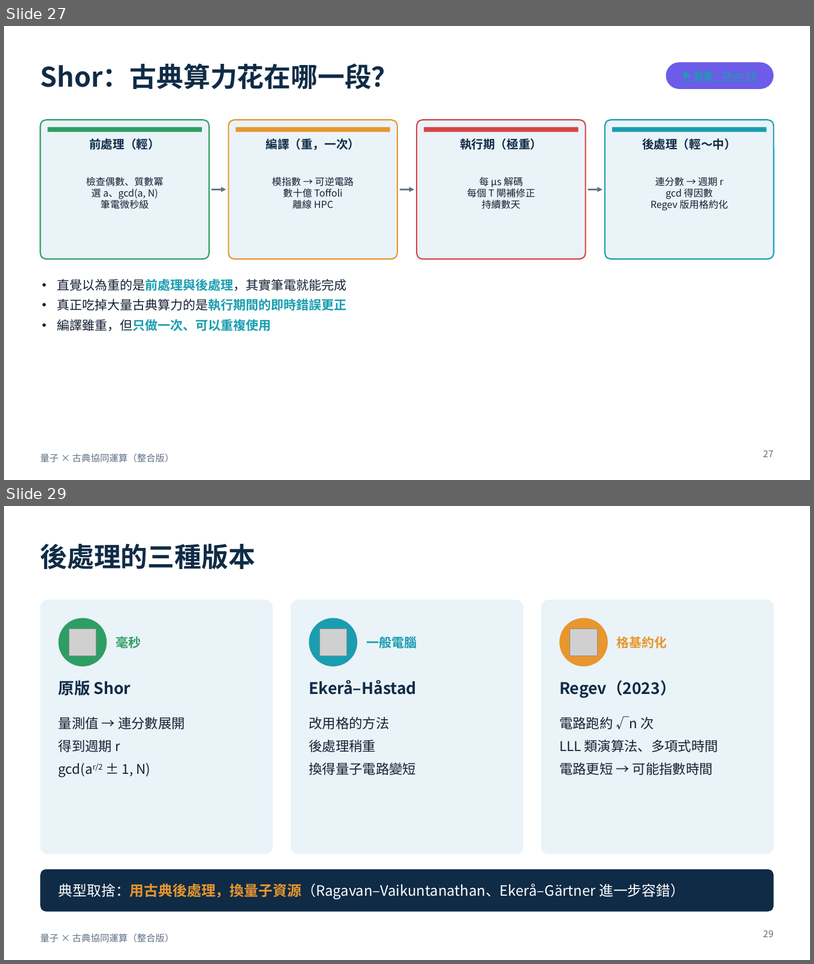
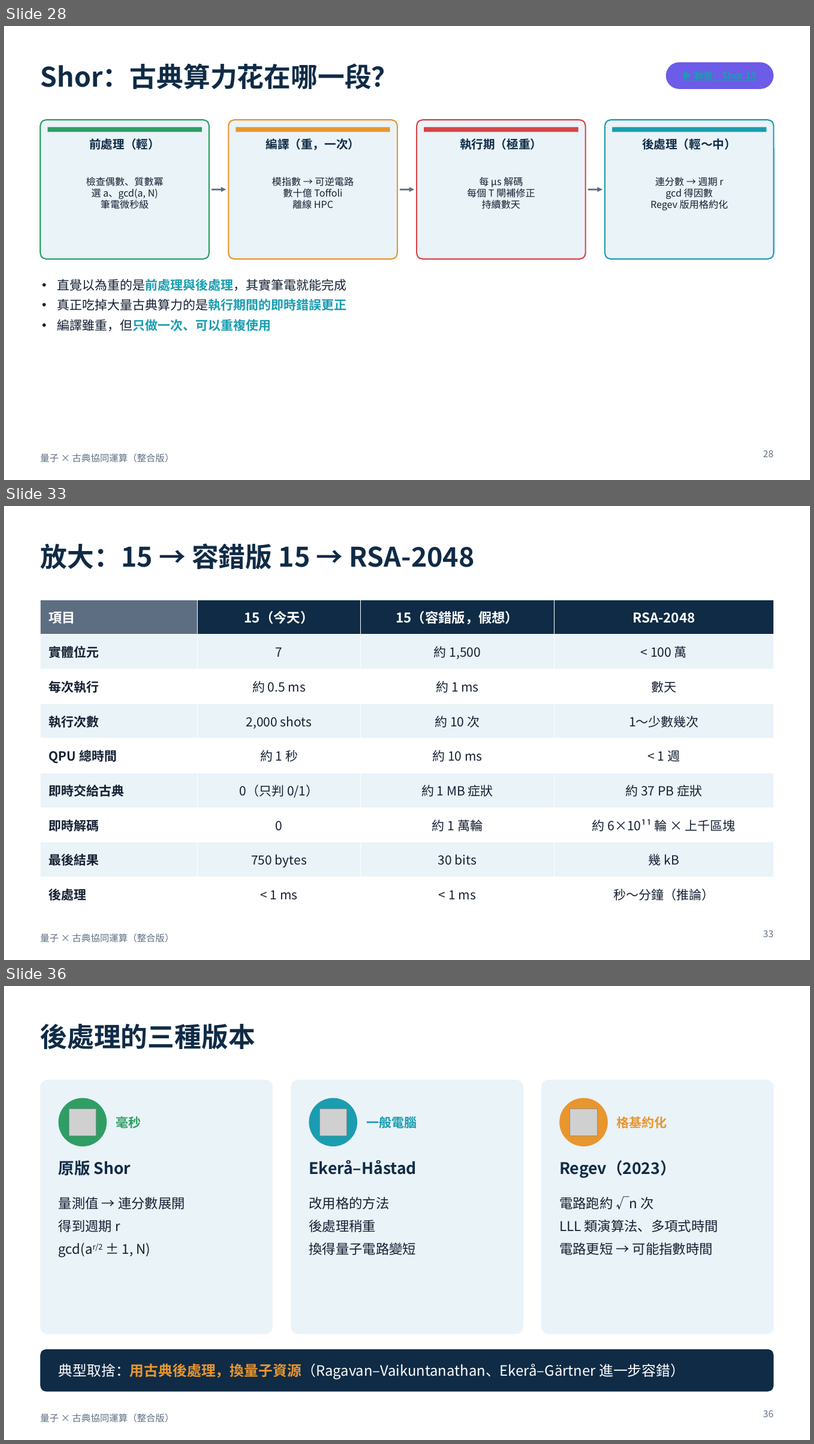
Before and after one commit to pcpcchen-coder/QuantumComputing, a slide deck: slides/output/qpu-classical-integrated.pptx. Shown one above the other, each under a label of ours: slides 27 and 29 before the commit, slides 28, 33 and 36 after it; the slides between them are not shown. The pictures are 814x964 and 814x1444 pixels, drawn with LibreOffice and Linux fonts; fonts in the diff are those of the drawing; grey boxes stand for pictures. Boxes give left, top, right and bottom in pixels: in the first picture for what was removed or moved away, otherwise in the second. Text is boxed around its words. In the diff, an @@ line names an element or a change of style, - is before the commit and + after.

```diff
--- a/slides/output/qpu-classical-integrated.pptx
+++ b/slides/output/qpu-classical-integrated.pptx
@@ slide 33 added at (4, 506, 810, 960), background #FFFFFF; not listed: 1 template element that a slide beside it also shows @@
@@ title added at (40, 543, 475, 569), 32 pt, text #0F2B46, bold @@
+放大：15 → 容錯版 15 → RSA-2048
@@ table added at (40, 600, 774, 904), 9 rows, 4 columns @@
+項目 | 15（今天） | 15（容錯版，假想） | RSA-2048
+實體位元 | 7 | 約 1,500 | < 100 萬
+每次執行 | 約 0.5 ms | 約 1 ms | 數天
+執行次數 | 2,000 shots | 約 10 次 | 1～少數幾次
+QPU 總時間 | 約 1 秒 | 約 10 ms | < 1 週
+即時交給古典 | 0（只判 0/1） | 約 1 MB 症狀 | 約 37 PB 症狀
+即時解碼 | 0 | 約 1 萬輪 | 約 6×10¹¹ 輪 × 上千區塊
+最後結果 | 750 bytes | 30 bits | 幾 kB
+後處理 | < 1 ms | < 1 ms | 秒～分鐘（推論）
@@ page number added at (764, 930, 774, 937), 11 pt, text #5E6E82 @@
+33
@@ what was slide 27 is now slide 28 @@
@@ page number at (764, 450, 774, 457): text changed @@
-27
+28
@@ what was slide 29 is now slide 36 @@
@@ page number at (764, 1410, 774, 1417): text changed @@
-29
+36
```
Also in this commit, not shown: 5 slides changed, 6 other slides added, 9 other files.
